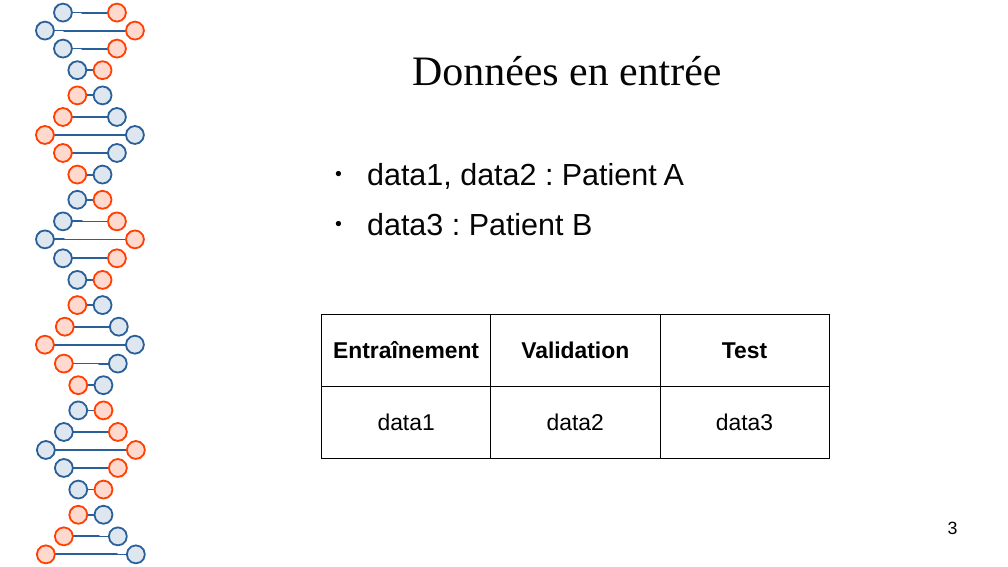
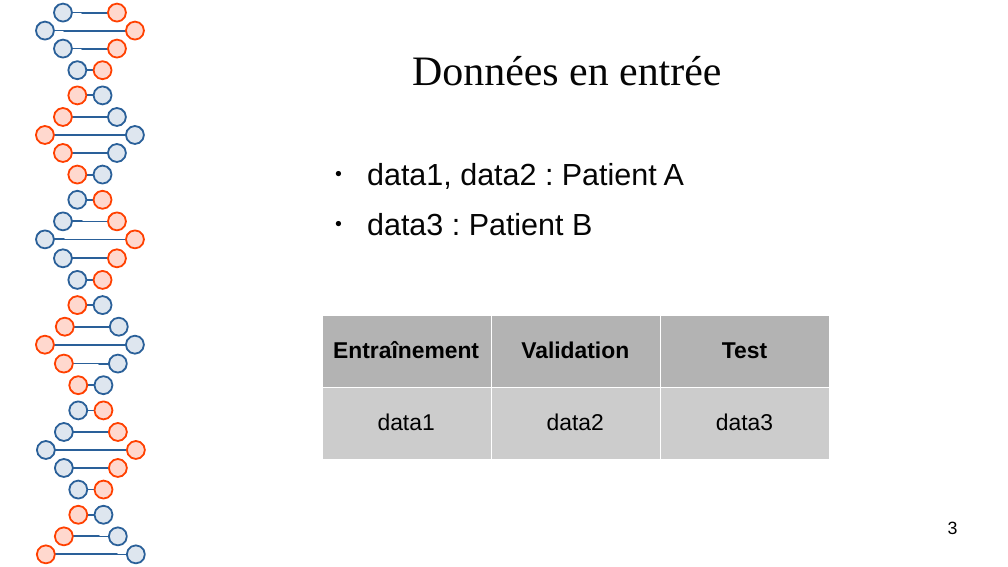
Before and after one commit to Polytech-E2I/data-processing, a slide deck: slide 3 of Projet1/report.odp. Drawn at 1008x567 pixels with LibreOffice and Linux fonts; fonts in the diff are those of the drawing. Boxes give left, top, right and bottom in pixels: in the first picture for what was removed or moved away, otherwise in the second. Text is boxed around its words. In the diff, an @@ line names an element or a change of style, - is before the commit and + after.

```diff
--- a/Projet1/report.odp
+++ b/Projet1/report.odp
@@ table at box(322, 315, 830, 458) @@
@@ fill none to #B3B3B3 in row 1 @@
@@ fill none to #CCCCCC in row 2 @@
@@ borders changed @@
```
Also in this commit, not shown: 1 other slide changed, 2 other files.
